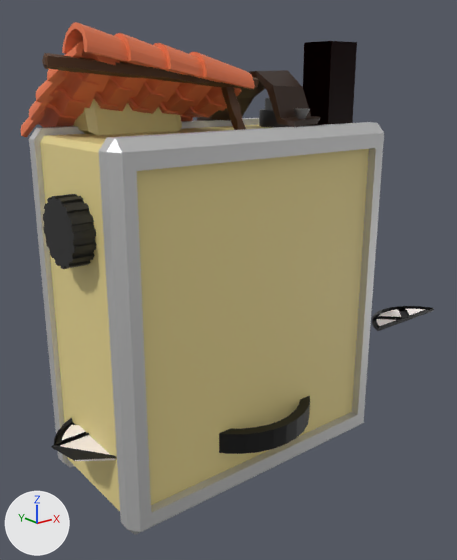
Renders of the glTF model vilnei.glb from each side of a commit.
One viewpoint serves both versions: a 50 mm lens placed at (-5.6, -6.83, 5.63), pointed at (0.68, 1.01, 2.49). The lights are fixed; the arrows at lower left show +X, +Y and +Z. The older version comes first. Where no turn or scale is listed for an object, it has been applied to the vertices.

Objects in the first picture: 'Camera.001', 'Chaminé', 'Detalhes da Janela', 'Flash', 'Moldura da janela', 'Os trem da camera', 'Suporte do telhado', 'Suporte do telhado 2', 'Telhado', 'Tira ' and 2 more.
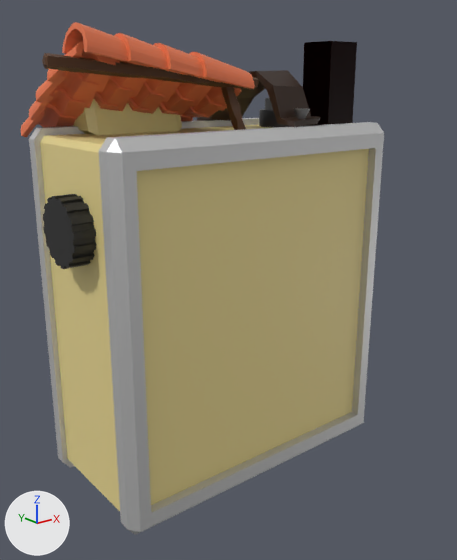
Commit message: Colocando novo arquivo glb

Where the change shows, as pixel boxes [x1, y1, x2, y2] in the pictures (457 x 560 px):
'Moldura da janela', deleted (black): before [219, 396, 310, 454]
'Detalhes da Janela', deleted: before [51, 306, 434, 461]
    faces in mat_material_015 (black #000000): [51, 306, 434, 461]
    faces in mat_material_014 (white #fff5f2): [60, 309, 426, 461]

Diff of the bpy script that builds the scene:
```diff
--- a/vilnei.glb.py
+++ b/vilnei.glb.py
@@ ob_detalhes_da_janela @@
-ob_detalhes_da_janela = bpy.data.objects.new('Detalhes da Janela', me_circle_001)
-ob_detalhes_da_janela.location = (0.0, 0.0, 0.0)
@@ ob_moldura_da_janela @@
-ob_moldura_da_janela = bpy.data.objects.new('Moldura da janela', me_circle)
-ob_moldura_da_janela.location = (0.0, 0.0, 0.0)
```
